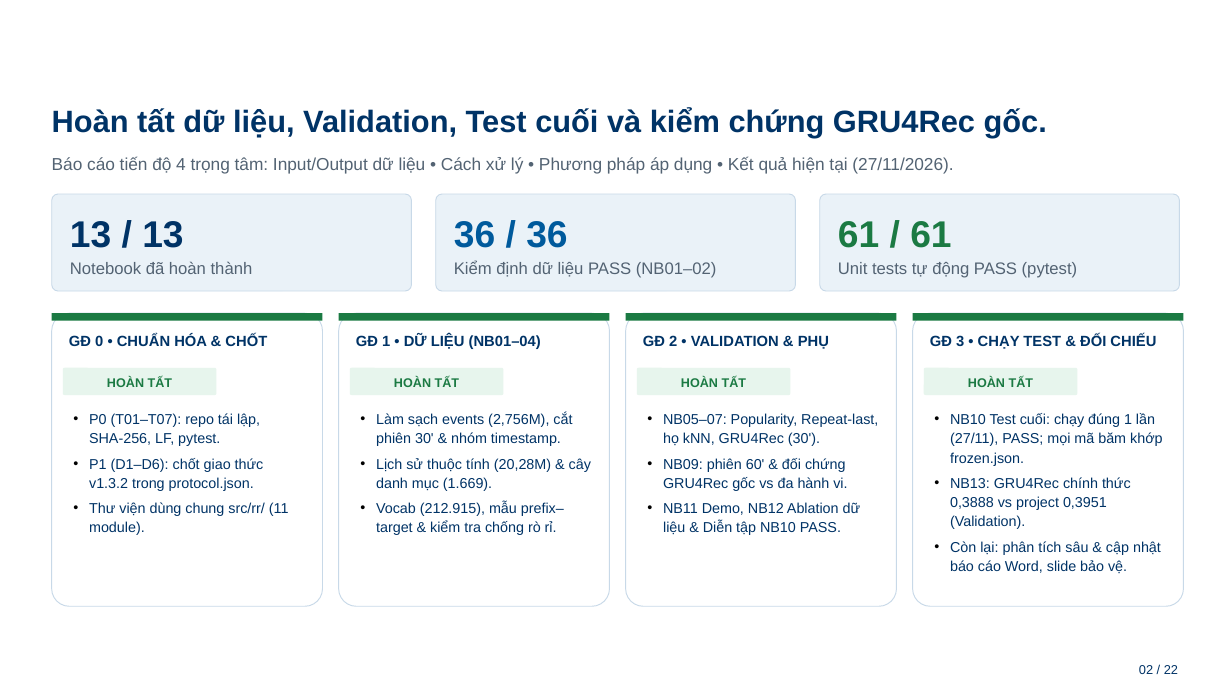
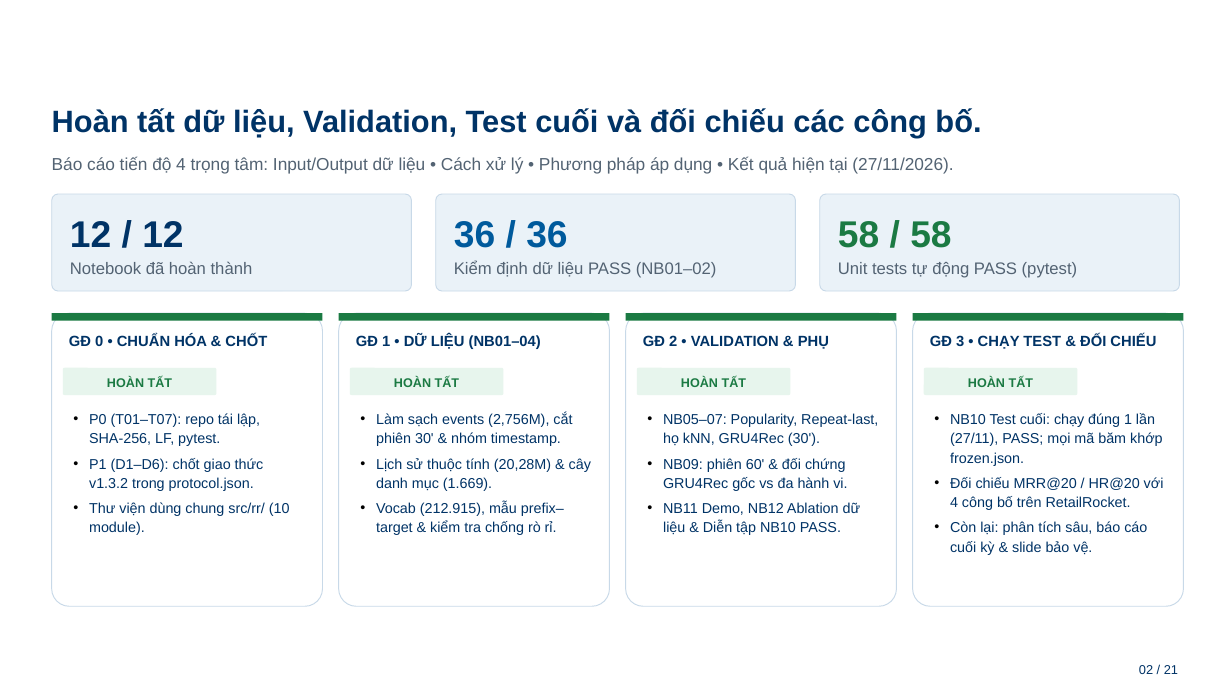
Before and after one commit to Mymark1010/MultiBehavior_Product_Recommendation_System, a slide deck: slide 2 of docs/BAO_CAO_TIEN_DO_PROJECT3_HUST_27_11.pptx. Drawn at 1232x693 pixels with LibreOffice and Linux fonts; fonts in the diff are those of the drawing; background and template pictures are left out. Boxes give left, top, right and bottom in pixels: in the first picture for what was removed or moved away, otherwise in the second. Text is boxed around its words. In the diff, an @@ line names an element or a change of style, - is before the commit and + after.

```diff
--- a/docs/BAO_CAO_TIEN_DO_PROJECT3_HUST_27_11.pptx
+++ b/docs/BAO_CAO_TIEN_DO_PROJECT3_HUST_27_11.pptx
@@ text at box(52, 108, 981, 138): text changed @@
-Hoàn tất dữ liệu, Validation, Test cuối và kiểm chứng GRU4Rec gốc.
+Hoàn tất dữ liệu, Validation, Test cuối và đối chiếu các công bố.
@@ text at box(70, 221, 183, 247): text changed @@
-13 / 13
+12 / 12
@@ text at box(838, 221, 951, 248): text changed @@
-61 / 61
+58 / 58
@@ text at box(950, 477, 1164, 555): text changed @@
-• NB13: GRU4Rec chính thức 0,3888 vs project 0,3951 (Validation).
-• Còn lại: phân tích sâu & cập nhật báo cáo Word, slide bảo vệ.
+• Đối chiếu MRR@20 / HR@20 với 4 công bố trên RetailRocket.
+• Còn lại: phân tích sâu, báo cáo cuối kỳ & slide bảo vệ.
@@ text at box(89, 502, 290, 535): text changed @@
-• Thư viện dùng chung src/rr/ (11 module).
+• Thư viện dùng chung src/rr/ (10 module).
@@ text at box(1139, 665, 1178, 674): text changed @@
-02 / 22
+02 / 21
```
Also in this commit, not shown: 20 other slides changed, 1 slide removed, 10 other files.
